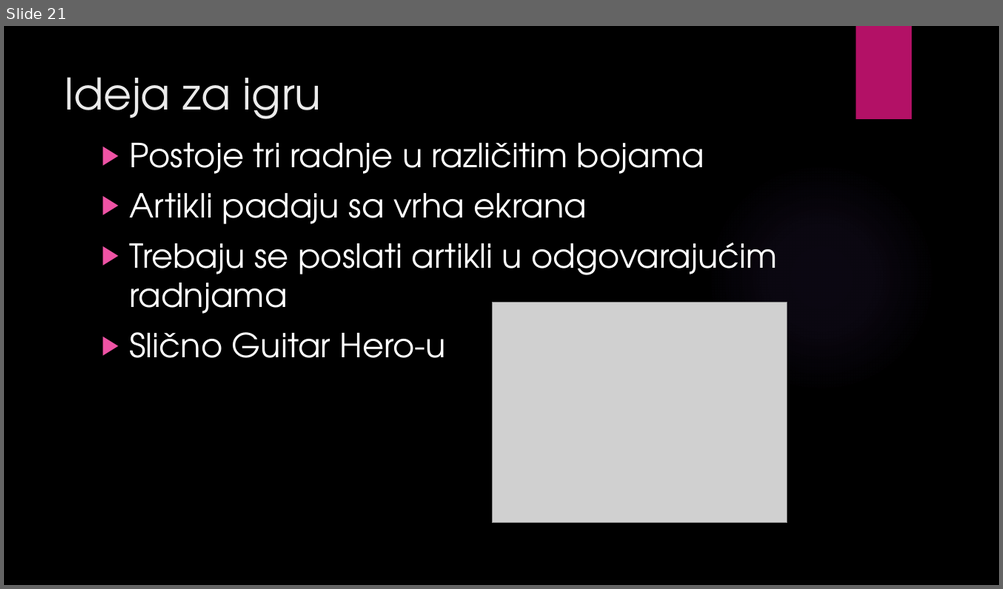
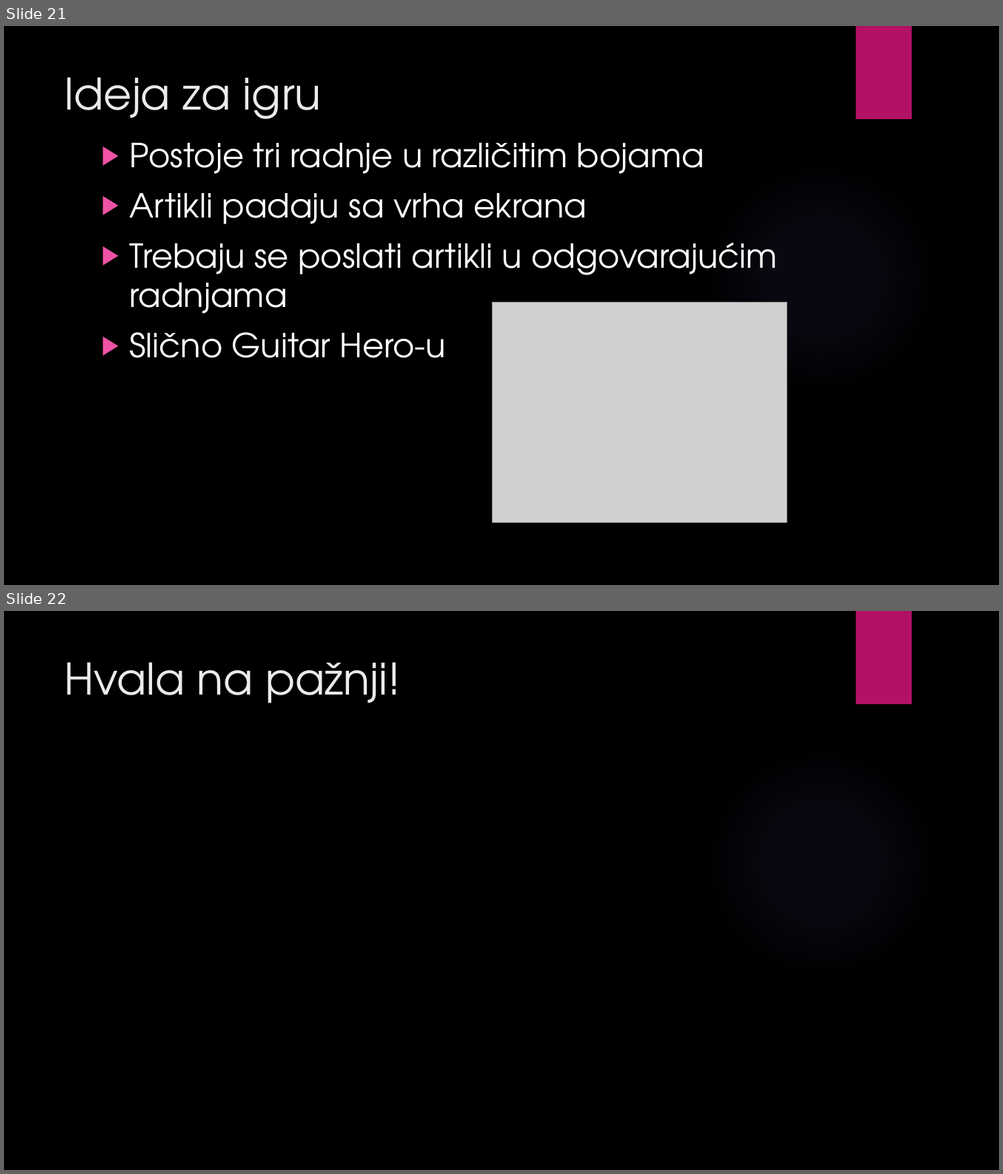
Before and after one commit to ooad-2016-2017/Tim19-PraiseTheSun, a slide deck: Game_Shop.pptx. Shown one above the other, each under a label of ours: slide 21 before the commit, slides 21 and 22 after it. The pictures are 1003x589 and 1003x1174 pixels, drawn with LibreOffice and Linux fonts; fonts in the diff are those of the drawing; grey boxes stand for pictures; background and template pictures are left out. Boxes give left, top, right and bottom in pixels: in the first picture for what was removed or moved away, otherwise in the second. Text is boxed around its words. In the diff, an @@ line names an element or a change of style, - is before the commit and + after.

```diff
--- a/Game_Shop.pptx
+++ b/Game_Shop.pptx
@@ slide 22 added at bbox=[4, 611, 999, 1170], background picture (left out); not listed: 2 template elements that a slide beside it also shows @@
@@ title added at bbox=[64, 662, 400, 703], 42 pt, text #EBEBEB @@
+Hvala na pažnji!
```
Also in this commit, not shown: 8 slides changed.
